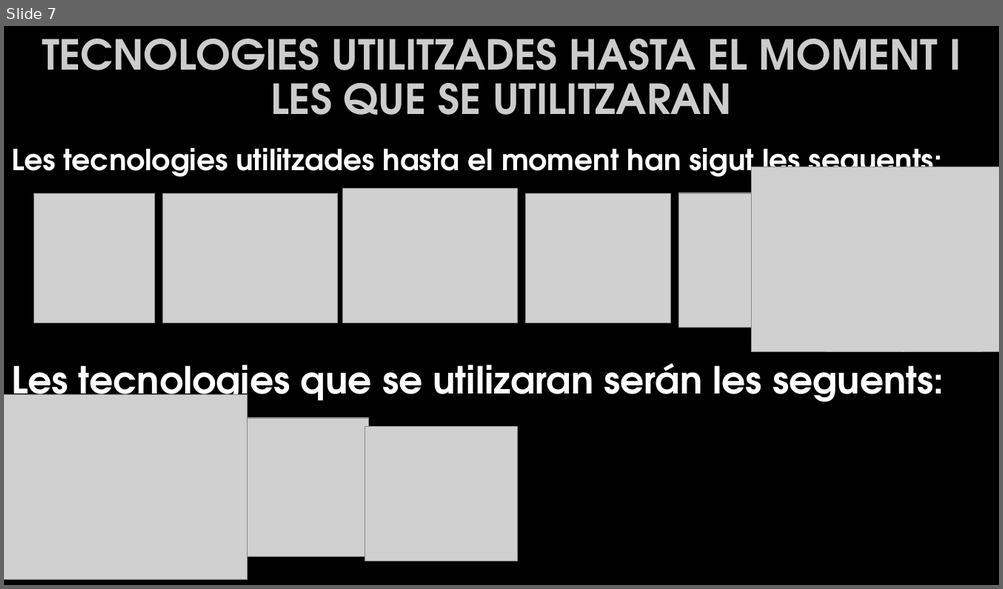
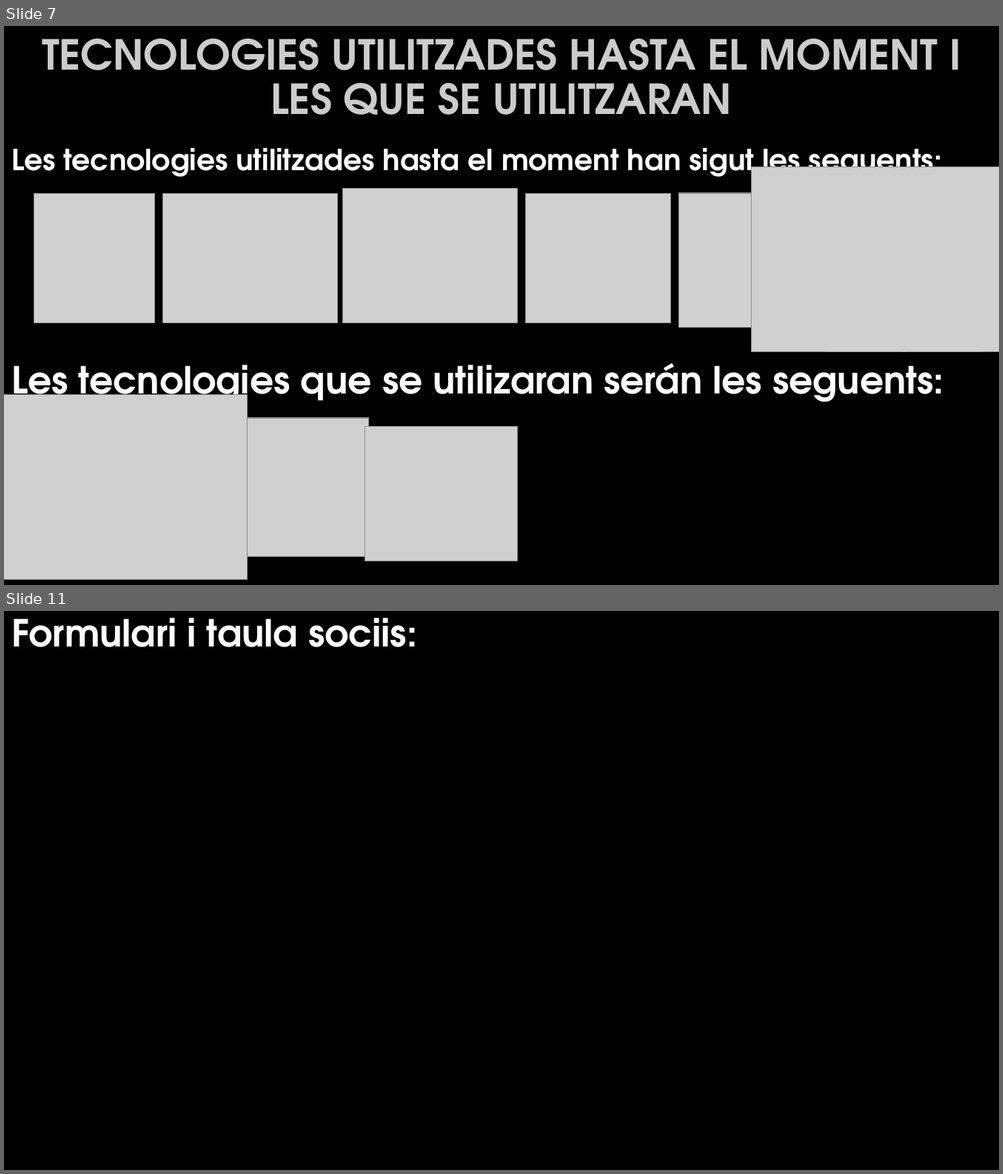
Before and after one commit to yolial22/yosulitago_2022_2-DAM, a slide deck: Presentacio del projectefinal 11-4-22.pptx. Shown one above the other, each under a label of ours: slide 7 before the commit, slides 7 and 11 after it; the slides between them are not shown. The pictures are 1003x589 and 1003x1174 pixels, drawn with LibreOffice and Linux fonts; fonts in the diff are those of the drawing; grey boxes stand for pictures; background and template pictures are left out. Boxes give left, top, right and bottom in pixels: in the first picture for what was removed or moved away, otherwise in the second. Text is boxed around its words. In the diff, an @@ line names an element or a change of style, - is before the commit and + after.

```diff
--- a/Presentacio del projectefinal 11-4-22.pptx
+++ b/Presentacio del projectefinal 11-4-22.pptx
@@ slide 11 added at (x1=4, y1=611, x2=999, y2=1170), background picture (left out) @@
@@ text added at (x1=11, y1=618, x2=417, y2=647), 36 pt, text #FFFFFF, bold @@
+Formulari i taula sociis:
```
Also in this commit, not shown: 19 other slides added.
